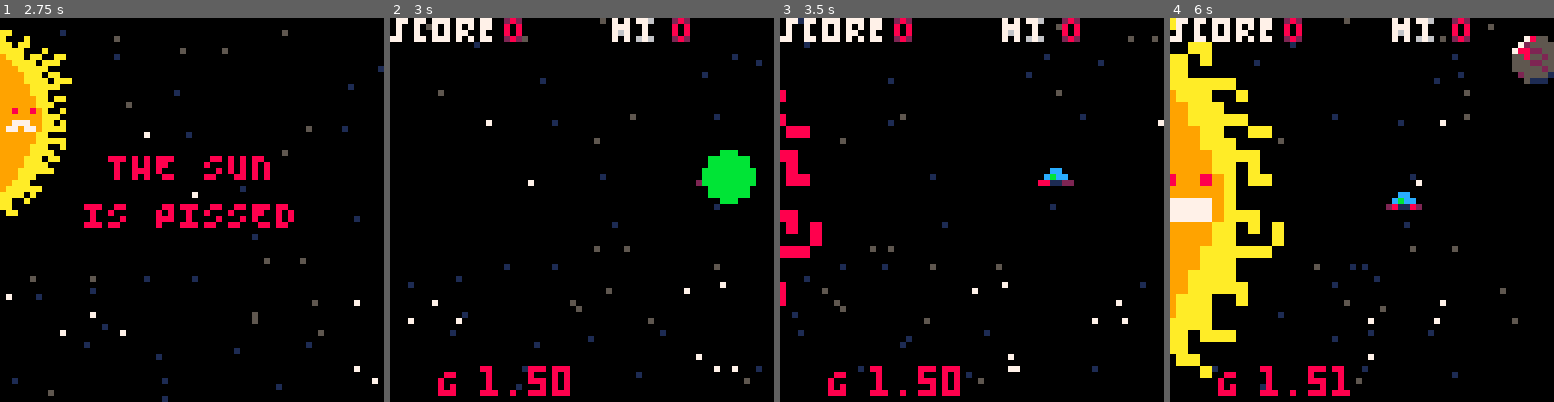
Above: before the commit, frames 1-4 (left to right).
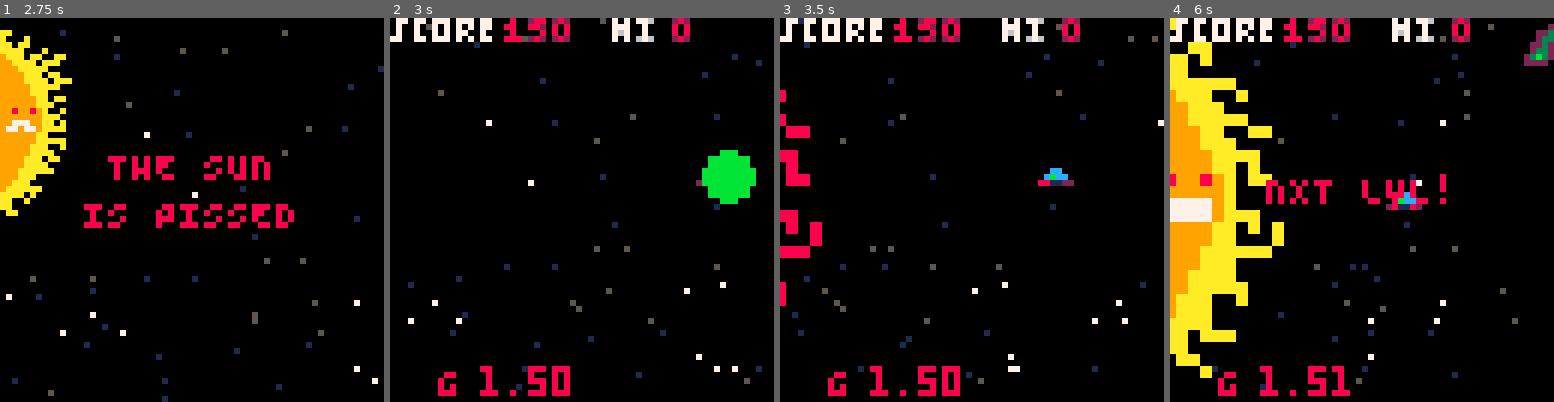
Above: after the commit, the same moments.

Repository: sicksubroutine/sun_escapes_me
Game: PICO-8 cartridge sun_escapes_me.p8
Two runs of this game, one before a commit and one after it. Both use one fixed random seed, a clock stepped at 60 frames per second and the inputs below.
Inputs:
- Up to frame 1 (2.75 s): tap X (X key) at 0.33, 1.07, 1.85 s; tap O (Z key) at 0.7, 1.7, 2.1, 2.5 s; hold Right 1.6-2.1 s; hold Up 2.15-2.42 s; hold Right from 2.47 s (still down)
- Up to frame 2 (3 s): keep holding Right; tap O (Z key) at 2.9 s; tap X (X key) at 2.97 s
- Up to frame 3 (3.5 s): release Right at 3.03 s; hold Left from 3.08 s (still down); tap O (Z key) at 3.3 s
- Up to frame 4 (6 s): release Left at 3.58 s; hold Down 3.63-3.97 s; tap O (Z key) every 0.4 s from 3.7 to 5.7 s; hold Right 4.02-4.68 s; tap X (X key) at 4.08, 5.2 s; hold Up 4.73-5.03 s; hold Left 5.08-5.68 s; hold Down from 5.73 s (still down)

Frame 1 is identical in both runs. In frame 2, 0.7% of the frame differs, in the area x 29-47%, y 0-7%; in frame 3, 0.7%; in frame 4, 3.0%, in the area x 25-100%, y 0-49%.

Commit message:
fidxed a bug or two

Diff:
--- a/sun_escapes_me.p8
+++ b/sun_escapes_me.p8
@@ -107,7 +107,7 @@
 	friction=0.65
 	gravity=1.5
 	gravity2=0
-	score=0
+	score=150
 
 	explode={}
 
@@ -1219,7 +1219,7 @@
 function draw_over()
 	cls()
 	cprint("the sun got you!",32,15,8)
-	cprint("press 🅾️ to",32,22,blink())
+	cprint("press ❎ to",32,22,blink())
 	cprint("try again",32,27,blink())
 	cprint("your high",25,33,8)
 	cprint("score is:",25,39,8)
@@ -1310,9 +1310,9 @@
 	end
 elseif win_lvl==5 then
 	cls()
-	cprint("music by Gruber!",32,15,blink())
+	cprint("music by gruber!",32,15,blink())
 	cprint("from pico8 tunes",32,23,7)
-	cprint("vol 2 on itchio!",32,31,8)
+	cprint("vol 2 the bbs!",32,31,8)
 	if beg+5*30<t then
 		win_lvl=6
 	end
Not shown, changed: sun_escapes_me.js
Not shown, changed: sun_escapes_me.p8.png
Not shown, changed: sun_escapes_me.zip
